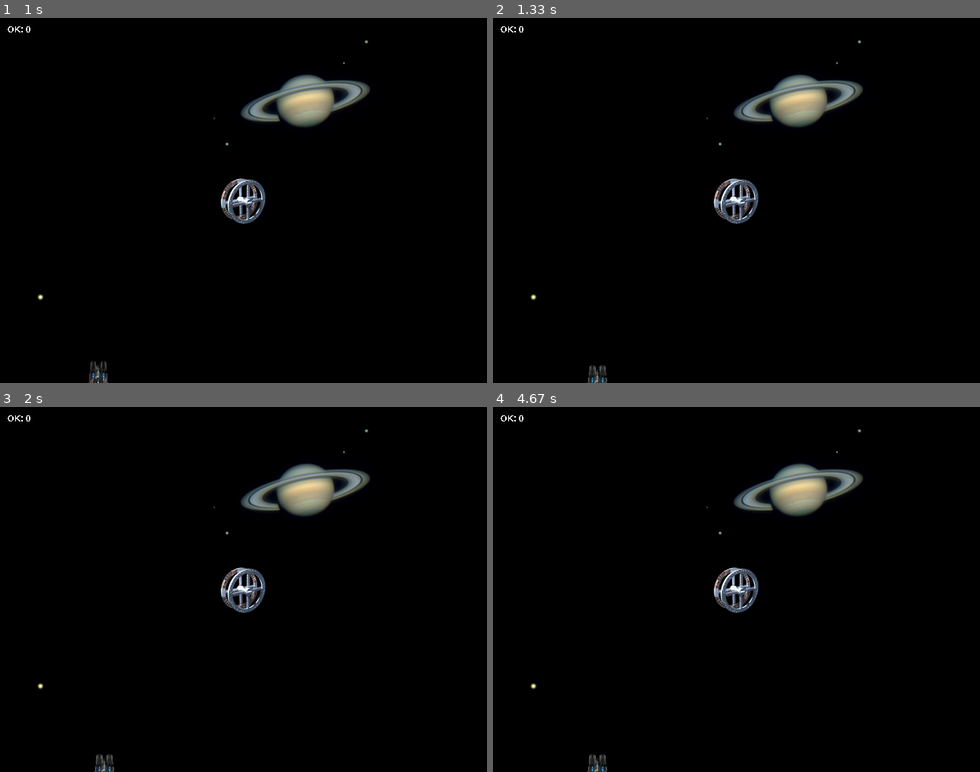
Above: before the commit, frames 1-4 (two rows, left to right).
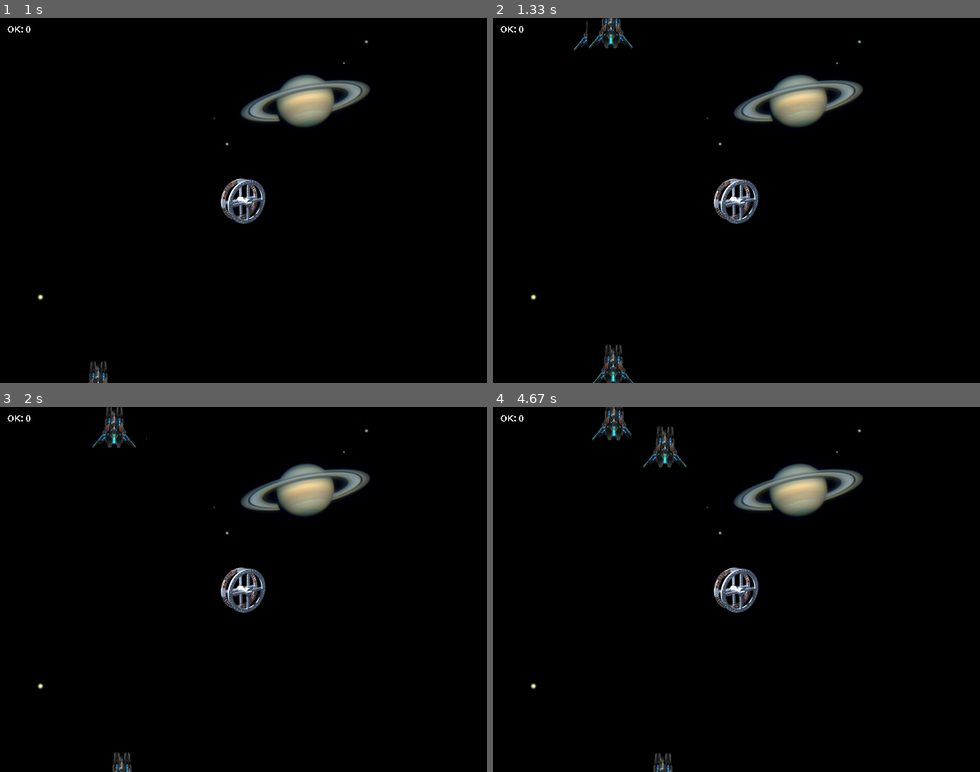
Above: after the commit, the same moments.

Repository: rodrigodub/Output
Game: pygame game, started from ProgramacaoDeJogos/Input06PJ05.py
Same seed, same stepped clock (60 frames per second), same inputs: the game is played once before the commit and once after it.
Inputs:
- Up to frame 1 (1 s): no input
- Up to frame 2 (1.33 s): no input
- Up to frame 3 (2 s): no input
- Up to frame 4 (4.67 s): no input

Frame 1 is identical in both runs. In frame 2, 0.8% of the frame differs, in the area x 16-29%, y 0-100%; in frame 3, 0.7%; in frame 4, 1.0%, in the area x 19-40%, y 0-100%.

Commit message:
PJ5: alien ship moving from one side to the other
# v2.110
# 20180129

Diff:
--- a/ProgramacaoDeJogos/Input06PJ05.py
+++ b/ProgramacaoDeJogos/Input06PJ05.py
@@ -6,8 +6,8 @@
 # Usage:
 # > python3 Input06PJ05.py
 #
-# v2.109
-# 20180128
+# v2.110
+# 20180129
 #################################################
 __author__ = 'Rodrigo Nobrega'
 
@@ -103,11 +103,19 @@
         self.posprev = self.pos
 
     def move(self, scr):
-        if self.pos.centerx > 0 and self.pos.centerx < 640 and self.pos.centery > 10 and self.pos.centery < 480:
-            scr.area.blit(scr.image, self.posprev, self.posprev)
-            self.pos.center = (self.pos.centerx + random.randint(-10,10), self.pos.centery + random.randint(-10,10))
-            scr.area.blit(self.image, self.pos)
-            self.posprev = self.pos
+        # if self.pos.centerx > 0 and self.pos.centerx < 640 and self.pos.centery > 10 and self.pos.centery < 480:
+        if self.pos.centerx < 0:
+            self.pos.centerx += 640
+        elif self.pos.centerx > 640:
+            self.pos.centerx -= 640
+        elif self.pos.centery < 20:
+            self.pos.centery = 480 - self.pos.centery
+        elif self.pos.centery > 480:
+            self.pos.centery = 20
+        scr.area.blit(scr.image, self.posprev, self.posprev)
+        self.pos.center = (self.pos.centerx + random.randint(-10,10), self.pos.centery + random.randint(-10,10))
+        scr.area.blit(self.image, self.pos)
+        self.posprev = self.pos
 
 
 # Controller
